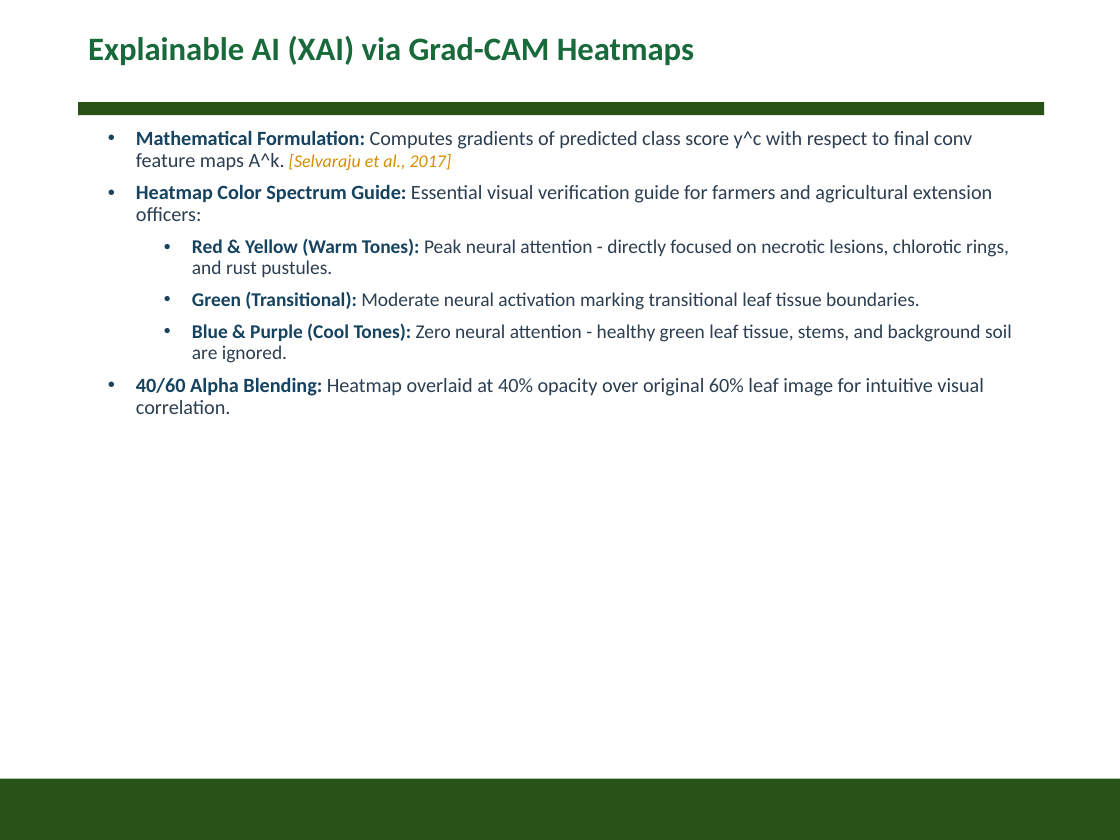
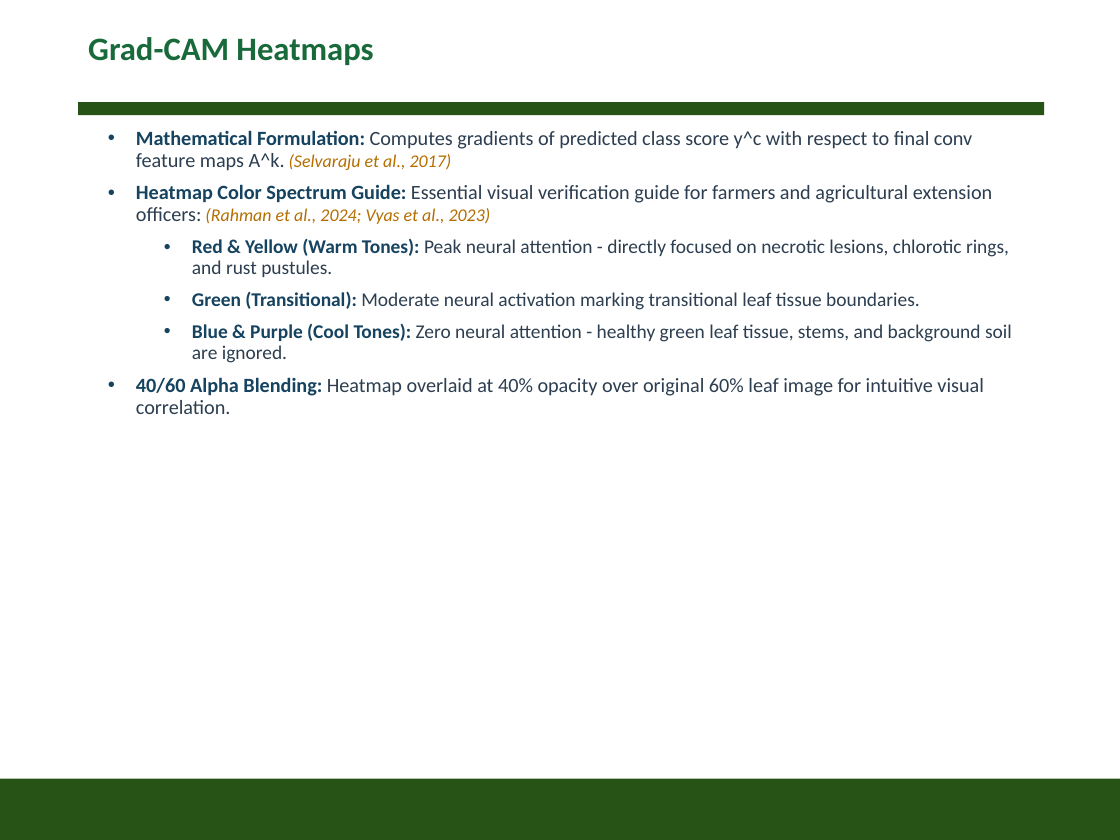
Before and after one commit to Linkindadaba/crop-disease-detection-app-tomato-maize-, a slide deck: slide 17 of crop_disease_detection_final_presentation.pptx. Drawn at 1120x840 pixels with LibreOffice and Linux fonts; fonts in the diff are those of the drawing; background and template pictures are left out. Boxes give left, top, right and bottom in pixels: in the first picture for what was removed or moved away, otherwise in the second. Text is boxed around its words. In the diff, an @@ line names an element or a change of style, - is before the commit and + after.

```diff
--- a/crop_disease_detection_final_presentation.pptx
+++ b/crop_disease_detection_final_presentation.pptx
@@ title at <box>88,37,373,65</box>: text changed @@
-Explainable AI (XAI) via Grad-CAM Heatmaps
+Grad-CAM Heatmaps
@@ text at <box>136,130,992,224</box>: text changed @@
-• Mathematical Formulation: Computes gradients of predicted class score y^c with respect to final conv feature maps A^k. [Selvaraju et al., 2017]
-• Heatmap Color Spectrum Guide: Essential visual verification guide for farmers and agricultural extension officers:
+• Mathematical Formulation: Computes gradients of predicted class score y^c with respect to final conv feature maps A^k. (Selvaraju et al., 2017)
+• Heatmap Color Spectrum Guide: Essential visual verification guide for farmers and agricultural extension officers: (Rahman et al., 2024; Vyas et al., 2023)
```
Also in this commit, not shown: 14 other slides changed, 1 other file.
